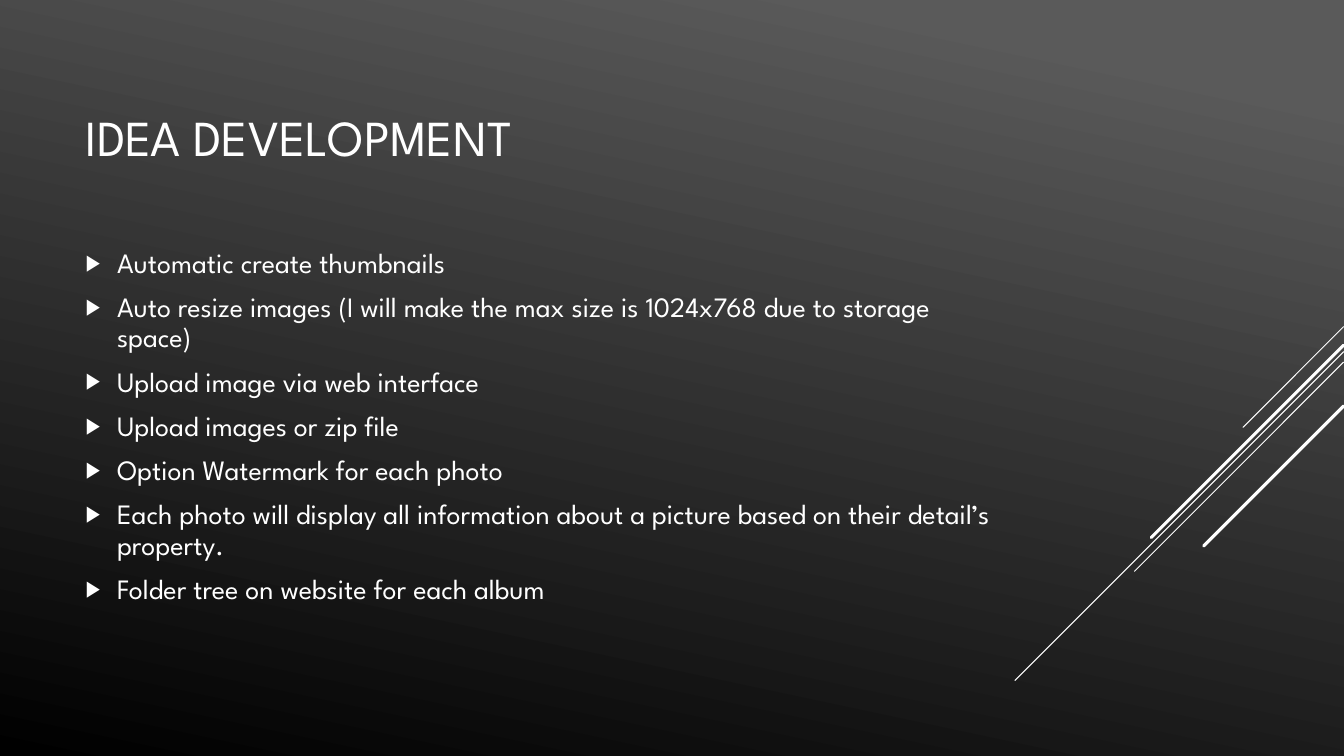
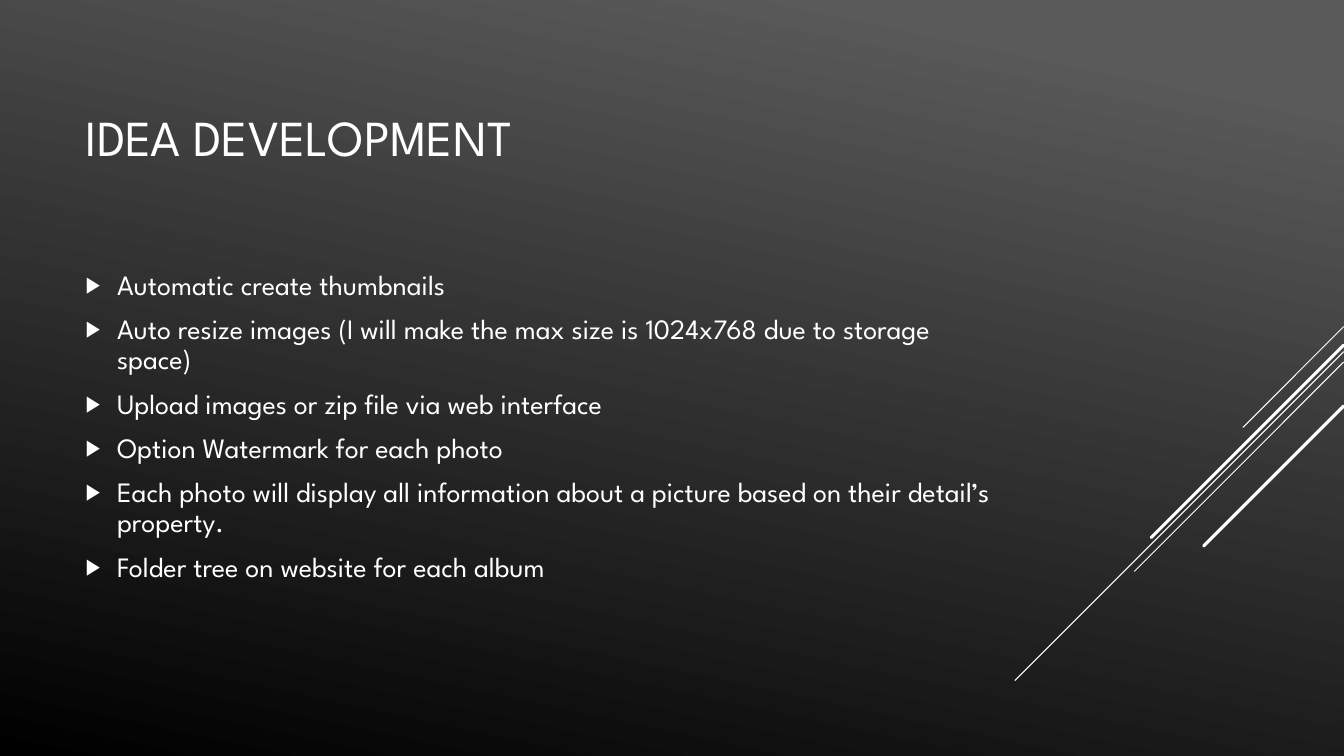
Before and after one commit to vdc1703/COMP5130F2018, a slide deck: slide 3 of Final-Powerpoint/Final.pptx. Drawn at 1344x756 pixels with LibreOffice and Linux fonts; fonts in the diff are those of the drawing. Boxes give left, top, right and bottom in pixels: in the first picture for what was removed or moved away, otherwise in the second. Text is boxed around its words. In the diff, an @@ line names an element or a change of style, - is before the commit and + after.

```diff
--- a/Final-Powerpoint/Final.pptx
+++ b/Final-Powerpoint/Final.pptx
@@ text at (117,394,602,420): text changed @@
-▶ Upload image via web interface
-▶ Upload images or zip file
+▶ Upload images or zip file via web interface
```
Also in this commit, not shown: 5 other slides changed.
